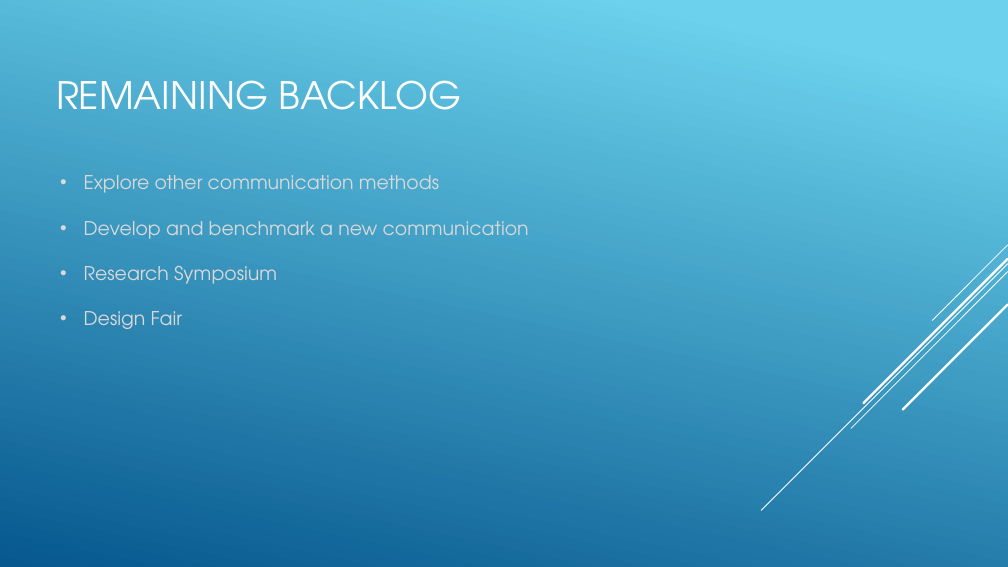
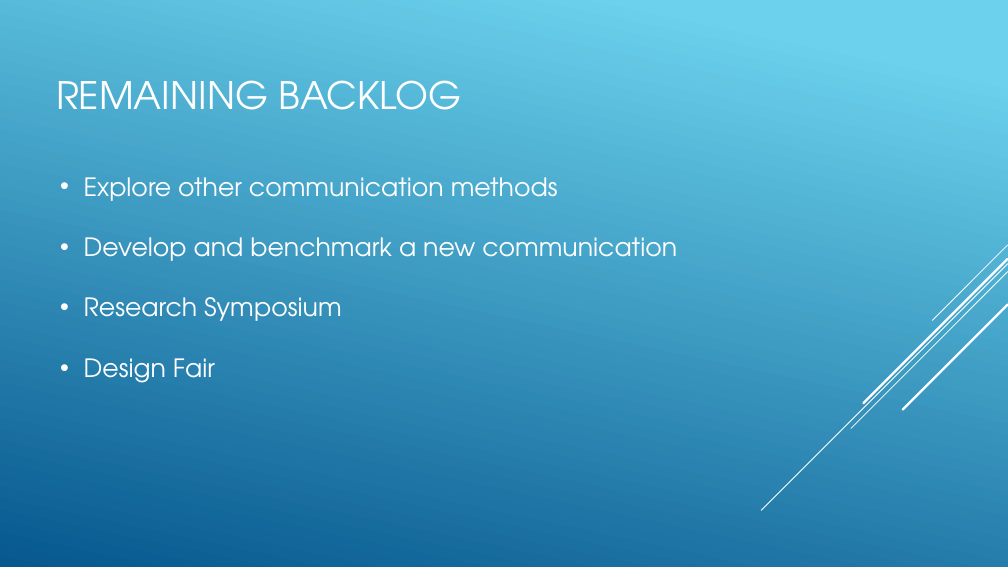
Before and after one commit to SDSMT-CSC464-F15/arm, a slide deck: slide 12 of Documents/ClientPresent2.pptx. Drawn at 1008x567 pixels with LibreOffice and Linux fonts; fonts in the diff are those of the drawing. Boxes give left, top, right and bottom in pixels: in the first picture for what was removed or moved away, otherwise in the second. Text is boxed around its words. In the diff, an @@ line names an element or a change of style, - is before the commit and + after.

```diff
--- a/Documents/ClientPresent2.pptx
+++ b/Documents/ClientPresent2.pptx
@@ text "Explore other communication methods" at (84,177,677,383): size 18 to 24 pt, text colour #D9D9D9 to #FFFFFF @@
```
Also in this commit, not shown: 12 other slides changed, 1 slide added.
